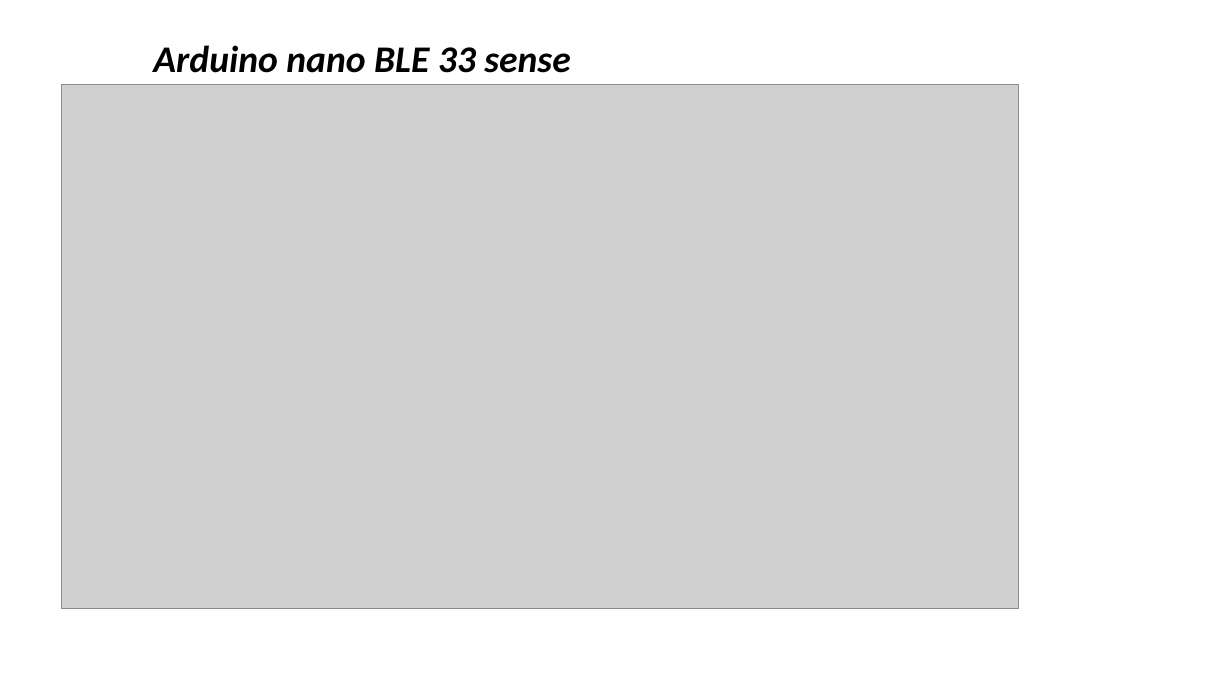
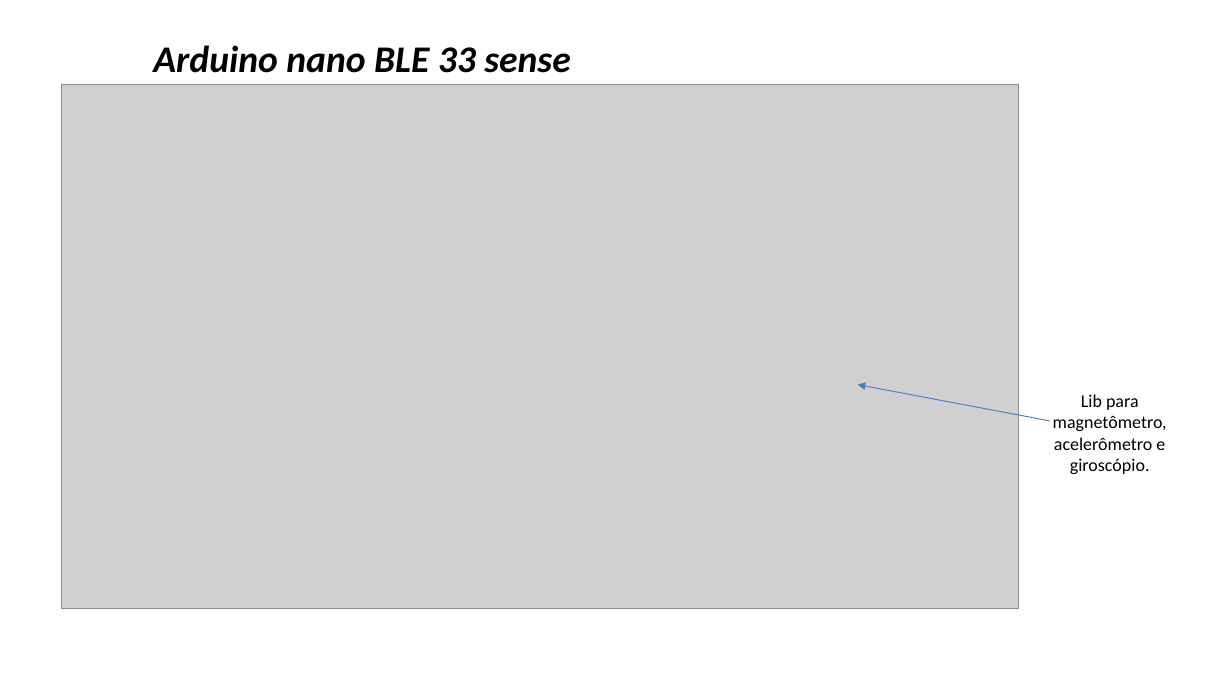
Before and after one commit to zz4fap/tp557-iot-ml, a slide deck: slide 9 of slides/TP557_14b_introducao_arduinoble.pptx (slide 7 before the commit). Drawn at 1232x693 pixels with LibreOffice and Linux fonts; fonts in the diff are those of the drawing; grey boxes stand for pictures; background and template pictures are left out. Boxes give left, top, right and bottom in pixels: in the first picture for what was removed or moved away, otherwise in the second. Text is boxed around its words. In the diff, an @@ line names an element or a change of style, - is before the commit and + after.

```diff
--- a/slides/TP557_14b_introducao_arduinoble.pptx
+++ b/slides/TP557_14b_introducao_arduinoble.pptx
@@ arrow added from (1050, 421) to (858, 384), #4B7EBC 0.75 pt @@
@@ text added at (1053,394,1167,474), 14 pt, text #000000 @@
+Lib para magnetômetro, acelerômetro e giroscópio.
```
Also in this commit, not shown: 2 other slides changed, 7 slides added, 1 other file.
